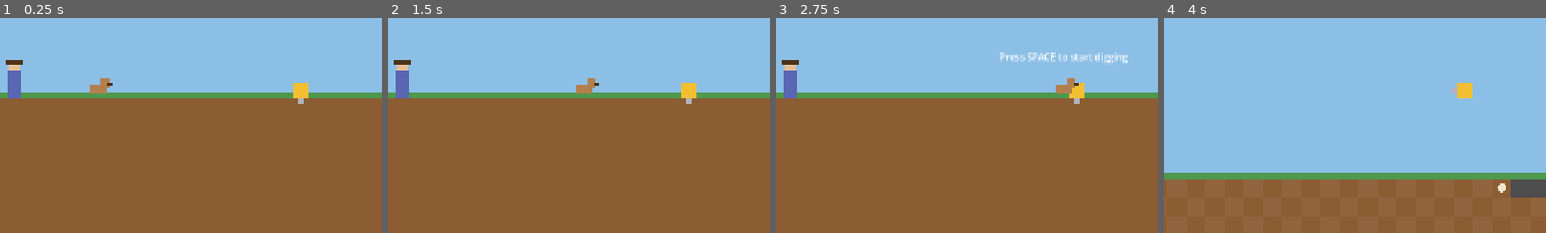
Above: before the commit, frames 1-4 (left to right).
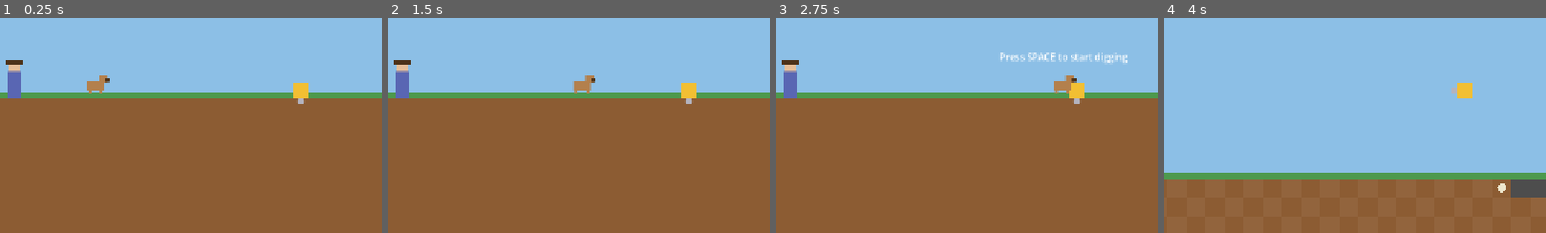
Above: after the commit, the same moments.

Repository: tygedavis/game-jam-2
Game: Godot game, scene res://scenes/surface.tscn
Same seed, same stepped clock (60 frames per second), same inputs: the game is played once before the commit and once after it.
Inputs:
- Up to frame 1 (0.25 s): no input
- Up to frame 2 (1.5 s): tap Enter at 0.5 s; hold Right (ui_right) 0.53-1.28 s; tap 1 at 0.6 s; tap Space at 0.77 s; hold Down (ui_down) from 1.28 s (still down); tap 2 at 1.35 s
- Up to frame 3 (2.75 s): tap Space at 1.52, 2 s; release Down (ui_down) at 2.03 s; hold Right (ui_right) from 2.03 s (still down); tap 3 at 2.1 s
- Up to frame 4 (4 s): tap Space at 2.75, 3.02, 3.77 s; release Right (ui_right) at 2.78 s; hold Up (ui_up) 2.78-3.53 s; tap Enter at 2.85 s; hold Left (ui_left) from 3.53 s (still down); tap Keypad Enter at 3.6 s
The pictures show only the part of the screen within x 11-61%, y 33-83%; the shares and areas given below are measured in that part.

The runs differ from the first frame. In frame 1, 0.3% of the frame differs, in the area x 2-30%, y 24-36%; in frame 2, 0.3%, in the area x 2-56%, y 24-36%; in frame 3, 0.3%; in frame 4, less than 0.1%.

Commit message:
Make drill, dog and owner swappable sprites with editor preview
Replace the draw_rect/draw_circle placeholders for the drill, dog and owner with
AutoSprite nodes (a @tool Sprite2D that auto-plays sprite sheets), so art can be
swapped in the Godot editor without code. Surface scene now shows in the editor.
Add placeholder PNGs and docs/art-guide.md.

Co-Authored-By: Claude Sonnet 5.5 <noreply@anthropic.com>

Diff:
--- a/scenes/main.tscn
+++ b/scenes/main.tscn
@@ -3,6 +3,8 @@
 [ext_resource type="Script" path="res://scripts/main.gd" id="1"]
 [ext_resource type="Script" path="res://scripts/terrain.gd" id="2"]
 [ext_resource type="Script" path="res://scripts/drill.gd" id="3"]
+[ext_resource type="Script" path="res://scripts/auto_sprite.gd" id="sprite_script"]
+[ext_resource type="Texture2D" path="res://assets/sprites/drill.png" id="drill_tex"]
 
 [ext_resource type="Script" path="res://scripts/data/layer_def.gd" id="6"]
 [ext_resource type="Script" path="res://scripts/data/terrain_profile.gd" id="7"]
@@ -46,4 +48,8 @@
 [node name="Drill" type="Node2D" parent="."]
 script = ExtResource("3")
 
+[node name="Sprite" type="Sprite2D" parent="Drill"]
+script = ExtResource("sprite_script")
+texture = ExtResource("drill_tex")
+
 [node name="Camera2D" type="Camera2D" parent="."]
--- a/scenes/surface.tscn
+++ b/scenes/surface.tscn
@@ -1,6 +1,10 @@
 [gd_scene load_steps=30 format=3]
 
 [ext_resource type="Script" path="res://scripts/surface.gd" id="1"]
+[ext_resource type="Script" path="res://scripts/auto_sprite.gd" id="sprite_script"]
+[ext_resource type="Texture2D" path="res://assets/sprites/drill.png" id="drill_tex"]
+[ext_resource type="Texture2D" path="res://assets/sprites/owner.png" id="owner_tex"]
+[ext_resource type="Texture2D" path="res://assets/sprites/dog.png" id="dog_tex"]
 [ext_resource type="Script" path="res://scripts/data/meta_upgrade_def.gd" id="mscript"]
 [ext_resource type="Resource" path="res://data/meta/hard_bit.tres" id="m0"]
 [ext_resource type="Resource" path="res://data/meta/quick_motor.tres" id="m1"]
@@ -11,3 +15,20 @@
 [node name="Surface" type="Node2D"]
 script = ExtResource("1")
 meta_upgrades = Array[ExtResource("mscript")]([ExtResource("m0"), ExtResource("m1"), ExtResource("m2"), ExtResource("m3"), ExtResource("m4")])
+
+[node name="Drill" type="Sprite2D" parent="."]
+position = Vector2(640, 360)
+script = ExtResource("sprite_script")
+texture = ExtResource("drill_tex")
+
+[node name="Owner" type="Sprite2D" parent="."]
+position = Vector2(160, 372)
+script = ExtResource("sprite_script")
+texture = ExtResource("owner_tex")
+anchor_bottom = true
+
+[node name="Dog" type="Sprite2D" parent="."]
+position = Vector2(300, 366)
+script = ExtResource("sprite_script")
+texture = ExtResource("dog_tex")
+anchor_bottom = true
--- /dev/null
+++ b/scripts/auto_sprite.gd
@@ -0,0 +1,38 @@
+@tool
+class_name AutoSprite
+extends Sprite2D
+## A Sprite2D made for artists: drop a PNG on Texture and it just works, static or animated.
+## Static image: leave Hframes = 1 and Vframes = 1.
+## Sprite sheet: set Hframes (columns) and Vframes (rows); it plays all frames automatically.
+## Plays in the editor viewport too, so you can see the animation without running the game.
+
+## Animation speed in frames per second. Ignored for a single-frame image.
+@export var fps := 8.0
+## Keeps the bottom-centre of the image on this node's position, so a taller or shorter
+## image still "stands" on the same spot (used for characters standing on the ground).
+@export var anchor_bottom := false:
+	set(value):
+		anchor_bottom = value
+		_update_anchor()
+
+var _time := 0.0
+
+
+func _ready() -> void:
+	_update_anchor()
+
+
+func _process(delta: float) -> void:
+	_update_anchor()
+	var count := hframes * vframes
+	if count <= 1 or fps <= 0.0 or texture == null:
+		return
+	_time += delta
+	frame = int(_time * fps) % count
+
+
+func _update_anchor() -> void:
+	if not anchor_bottom or texture == null:
+		return
+	centered = true
+	offset = Vector2(0.0, -texture.get_height() / float(vframes) / 2.0)
--- a/scripts/data/terrain_profile.gd
+++ b/scripts/data/terrain_profile.gd
@@ -1,3 +1,4 @@
+@tool
 class_name TerrainProfile
 extends Resource
 ## Formula for the endless ground. Any layer without a LayerDef override uses this,
--- a/scripts/drill.gd
+++ b/scripts/drill.gd
@@ -33,6 +33,10 @@
 var _attack_timer := 0.0
 var _flash := 0.0
 
+## The drill art (an AutoSprite child named Sprite). Artists swap its texture in the editor.
+## The art should point DOWN; it is rotated to match the facing direction.
+@onready var _sprite: Node2D = $Sprite
+
 
 func _ready() -> void:
 	hp = max_hp
@@ -78,6 +82,7 @@
 		_attack_timer = attack_interval
 		_attack()
 	_flash = maxf(_flash - delta, 0.0)
+	_update_visuals()
 	queue_redraw()
 
 
@@ -183,13 +188,14 @@
 	return out
 
 
+func _update_visuals() -> void:
+	# Art points down; rotate it to the facing direction. Blink while invulnerable.
+	_sprite.rotation = Vector2.DOWN.angle_to(Vector2(facing))
+	var blink := _invuln > 0.0 and int(_invuln * 20.0) % 2 == 0
+	_sprite.modulate.a = 0.5 if blink else 1.0
+
+
 func _draw() -> void:
-	# Placeholder visuals: body plus a drill nose showing the facing direction.
-	var body := Color(0.95, 0.75, 0.2)
-	if _invuln > 0.0 and int(_invuln * 20.0) % 2 == 0:
-		body = Color(1, 1, 1, 0.5)
-	draw_rect(Rect2(-_half, _half * 2.0), body)
-	var nose := Vector2(facing) * (_half.x + 6.0)
-	draw_circle(nose, 6.0, Color(0.7, 0.7, 0.75))
+	# The drill's look is the Sprite child; only the attack flash is drawn here.
 	if _flash > 0.0:
 		draw_rect(attack_rect(), Color(1, 1, 1, 0.35))
--- a/scripts/surface.gd
+++ b/scripts/surface.gd
@@ -1,6 +1,8 @@
+@tool
 extends Node2D
-## Minimal surface hub (placeholder shapes). Walk the dog to the drill and press Space to
-## start a run. The owner and other hub contents come later (see docs/game-design.md).
+## Minimal surface hub. The scenery is drawn here; the characters are Sprite children (Drill, Owner, Dog)
+## that artists can re-texture in the editor. (@tool so the sky and ground also show in the editor.)
+## Walk the dog to the drill and press Space to start a run. The owner and other hub contents come later (see docs/game-design.md).
 
 const RUN_SCENE := "res://scenes/main.tscn"
 ## Screen-centred so the hub lines up with the run, where the camera centres the drill (720px tall view, drill 24px).
@@ -21,8 +23,13 @@
 var _shop: ShopMenu
 var _ground_color: Color = load("res://data/terrain_profile.tres").color_for_layer(0)
 
+@onready var _dog: Sprite2D = $Dog
+
 
 func _ready() -> void:
+	if Engine.is_editor_hint():
+		queue_redraw()
+		return
 	var layer := CanvasLayer.new()
 	_prompt = Label.new()
 	_prompt.text = "Press SPACE to start digging"
@@ -45,6 +52,8 @@
 
 
 func _process(delta: float) -> void:
+	if Engine.is_editor_hint():
+		return
 	_money.text = "Money: %d" % Save.money
 	var dir := 0
 	if not _shop.visible:
@@ -53,6 +62,8 @@
 	if dir != 0:
 		_facing = dir
 	_dog_x = clampf(_dog_x + dir * walk_speed * delta, 40.0, 1240.0)
+	_dog.position.x = _dog_x
+	_dog.flip_h = _facing < 0 # dog art faces right
 	_prompt.visible = _near_drill() and not _shop.visible
 	_owner_prompt.visible = _near_owner() and not _shop.visible
 	queue_redraw()
@@ -80,18 +91,9 @@
 
 func _draw() -> void:
 	var size := get_viewport_rect().size
+	if Engine.is_editor_hint():
+		size = Vector2(ProjectSettings.get_setting("display/window/size/viewport_width"),
+			ProjectSettings.get_setting("display/window/size/viewport_height"))
 	draw_rect(Rect2(0, 0, size.x, GROUND_Y), Terrain.SKY_COLOR) # sky
 	draw_rect(Rect2(0, GROUND_Y, size.x, size.y - GROUND_Y), _ground_color) # ground
-	draw_rect(Rect2(0, GROUND_Y - Terrain.GRASS_HEIGHT, size.x, Terrain.GRASS_HEIGHT), Terrain.GRASS_COLOR) # grass (above the line, as in the run)
-	# Drill vehicle (same colours as in-run).
-	# Matches the in-run drill (24px body, nose pointing down) so the run starts right here.
-	draw_rect(Rect2(DRILL_X - 12, GROUND_Y - 24, 24, 24), Color(0.95, 0.75, 0.2))
-	draw_circle(Vector2(DRILL_X, GROUND_Y + 6), 6, Color(0.7, 0.7, 0.75))
-	# The owner (placeholder): a standing figure with a hat.
-	draw_rect(Rect2(OWNER_X - 12, GROUND_Y - 44, 24, 44), Color(0.35, 0.4, 0.7))
-	draw_rect(Rect2(OWNER_X - 9, GROUND_Y - 58, 18, 14), Color(0.9, 0.75, 0.6))
-	draw_rect(Rect2(OWNER_X - 14, GROUND_Y - 62, 28, 6), Color(0.3, 0.2, 0.1))
-	# Dog on foot: body, head and snout showing facing.
-	draw_rect(Rect2(_dog_x - 14, GROUND_Y - 22, 28, 16), Color(0.7, 0.5, 0.3))
-	draw_rect(Rect2(_dog_x + _facing * 12 - 7, GROUND_Y - 32, 14, 14), Color(0.7, 0.5, 0.3))
-	draw_rect(Rect2(_dog_x + _facing * 20 - 4, GROUND_Y - 26, 8, 6), Color(0.3, 0.2, 0.1))
+	draw_rect(Rect2(0, GROUND_Y - Terrain.GRASS_HEIGHT, size.x, Terrain.GRASS_HEIGHT), Terrain.GRASS_COLOR) # grass
Binary file added: assets/sprites/dog.png
Not shown, added: assets/sprites/dog.png.import
Binary file added: assets/sprites/drill.png
Not shown, added: assets/sprites/drill.png.import
Binary file added: assets/sprites/owner.png
Not shown, added: assets/sprites/owner.png.import
Not shown, added: scripts/auto_sprite.gd.uid
Not shown, added: docs/art-guide.md
Not shown, changed: docs/prototype-plan.md
